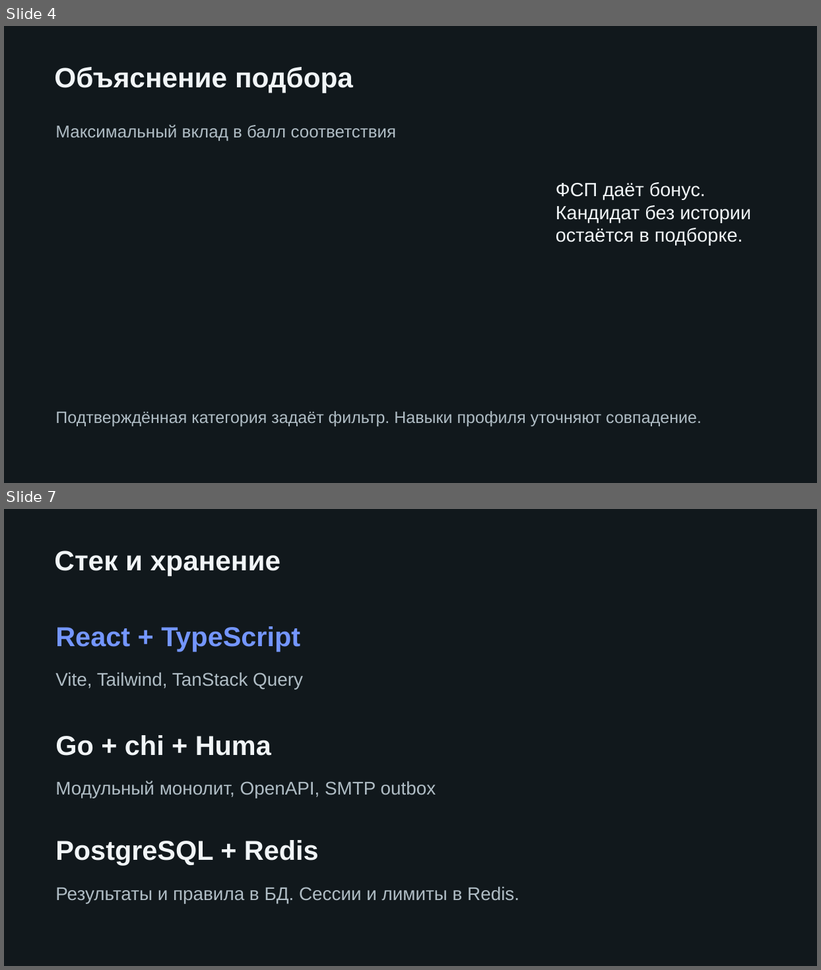
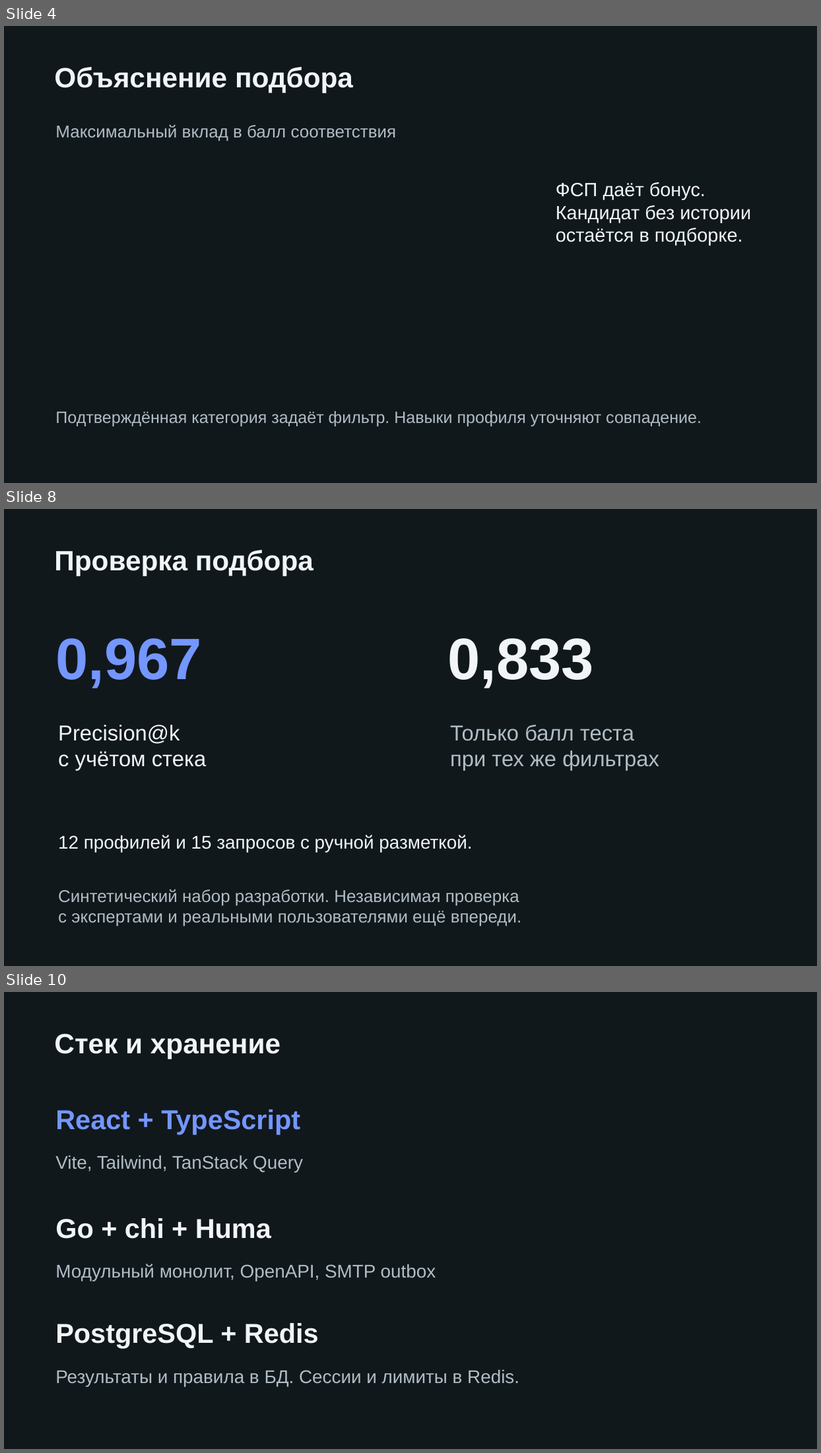
Before and after one commit to Swek09/lct-fcp-2026, a slide deck: docs/delivery/fsp-career.pptx. Shown one above the other, each under a label of ours: slides 4 and 7 before the commit, slides 4, 8 and 10 after it; the slides between them are not shown. The pictures are 821x970 and 821x1453 pixels, drawn with LibreOffice and Linux fonts; fonts in the diff are those of the drawing. Boxes give left, top, right and bottom in pixels: in the first picture for what was removed or moved away, otherwise in the second. Text is boxed around its words. In the diff, an @@ line names an element or a change of style, - is before the commit and + after.

```diff
--- a/docs/delivery/fsp-career.pptx
+++ b/docs/delivery/fsp-career.pptx
@@ slide 8 added at bbox=[4, 509, 817, 966], background #11181C @@
@@ text added at bbox=[54, 550, 314, 576], 33 pt, text #F1F5F7, bold @@
+Проверка подбора
@@ text added at bbox=[55, 638, 201, 689], 69 pt, text #7496FF, bold @@
+0,967
@@ text added at bbox=[448, 638, 593, 689], 69 pt, text #F1F5F7, bold @@
+0,833
@@ text added at bbox=[58, 725, 206, 771], 25.5 pt, text #F1F5F7 @@
+Precision@k
+с учётом стека
@@ text added at bbox=[450, 725, 659, 771], 25.5 pt, text #B0BDC5 @@
+Только балл теста
+при тех же фильтрах
@@ text added at bbox=[58, 835, 472, 852], 21.8 pt, text #F1F5F7 @@
+12 профилей и 15 запросов с ручной разметкой.
@@ text added at bbox=[58, 889, 522, 927], 20.2 pt, text #B0BDC5 @@
+Синтетический набор разработки. Независимая проверка
+с экспертами и реальными пользователями ещё впереди.
@@ what was slide 7 is now slide 10 @@
```
Also in this commit, not shown: 1 slide changed, 3 other slides added, 1 slide removed, 48 other files.
